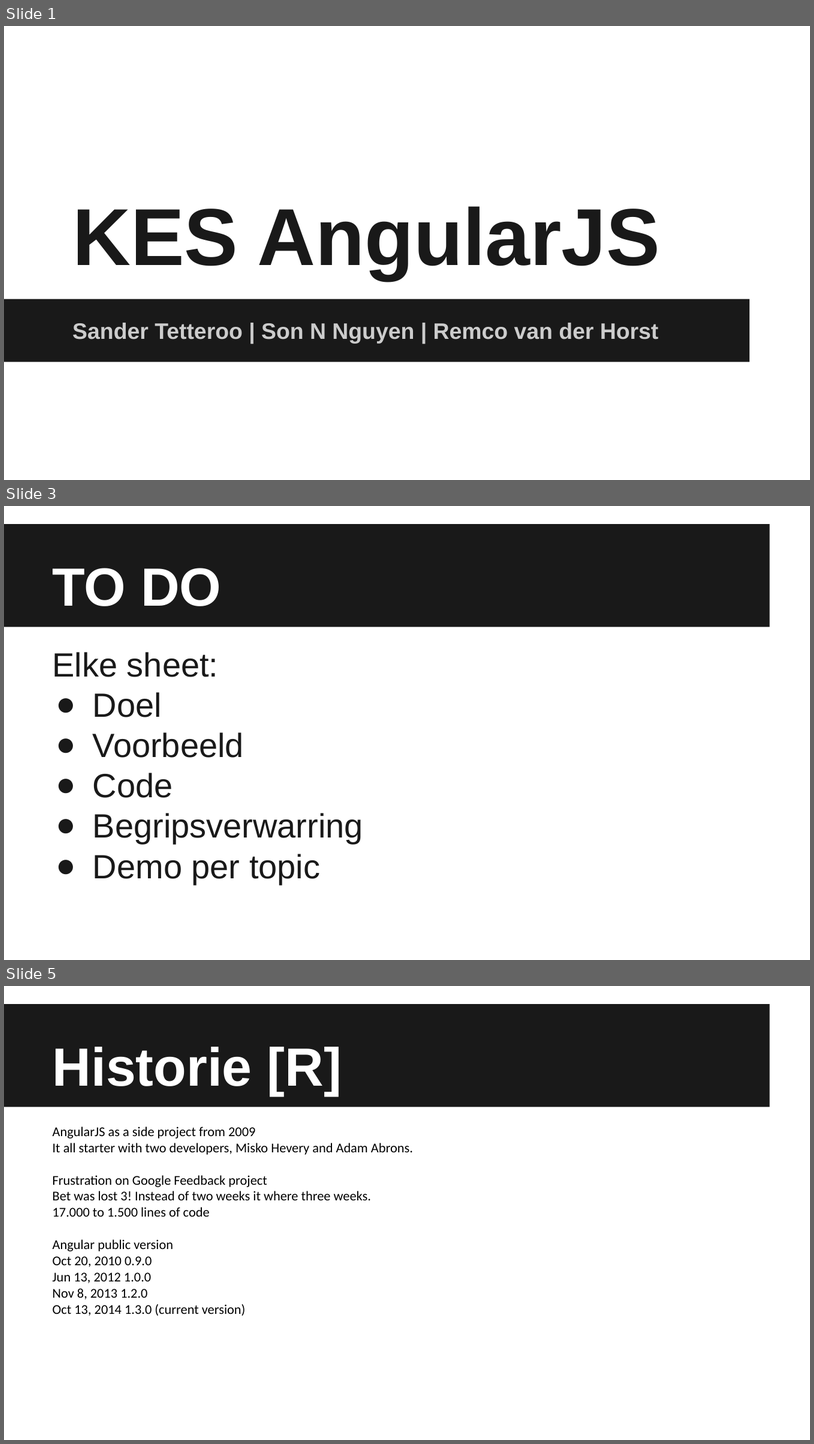
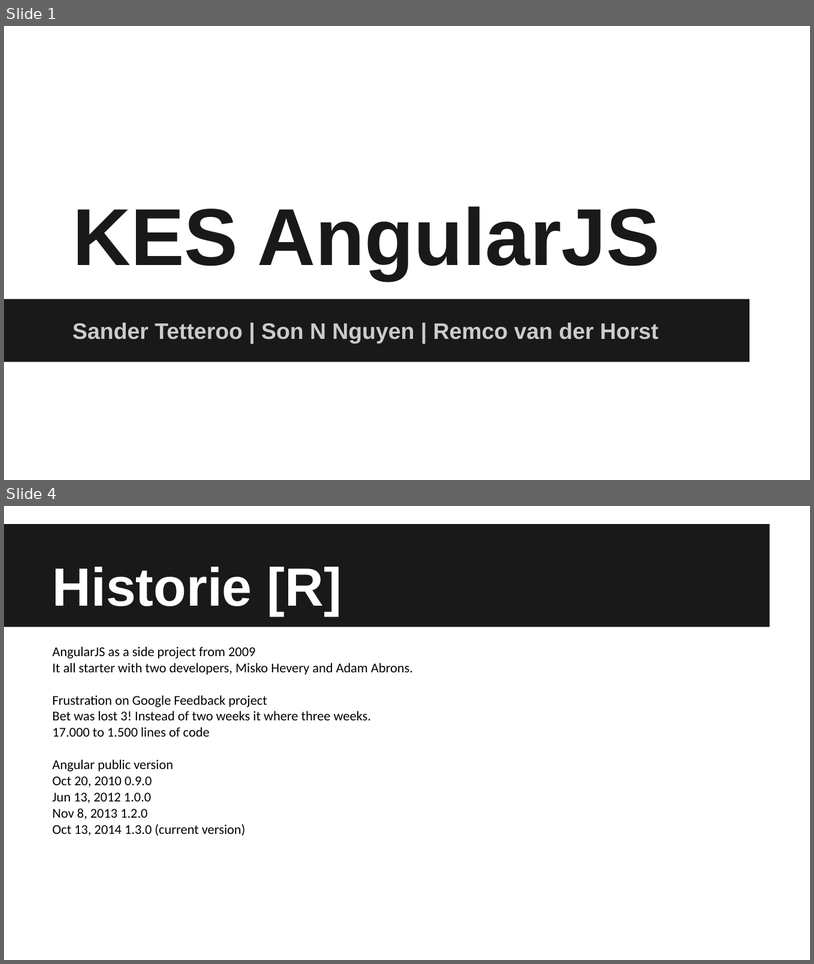
Before and after one commit to Sintelbom/kes-angular, a slide deck: src/main/webapp/KES AngularJS - 19112014.pptx. Shown one above the other, each under a label of ours: slides 1, 3 and 5 before the commit, slides 1 and 4 after it; the slides between them are not shown. The pictures are 814x1444 and 814x964 pixels, drawn with LibreOffice and Linux fonts; fonts in the diff are those of the drawing. Boxes give left, top, right and bottom in pixels: in the first picture for what was removed or moved away, otherwise in the second. Text is boxed around its words. In the diff, an @@ line names an element or a change of style, - is before the commit and + after.

```diff
--- a/src/main/webapp/KES AngularJS - 19112014.pptx
+++ b/src/main/webapp/KES AngularJS - 19112014.pptx
@@ slide 3 removed at (x1=4, y1=506, x2=810, y2=960), background #FFFFFF; not listed: 1 template element that a slide beside it also shows @@
@@ title removed at (x1=53, y1=568, x2=221, y2=606) @@
-TO DO
@@ text removed at (x1=53, y1=652, x2=363, y2=883) @@
-Elke sheet:
-● Doel
-● Voorbeeld
-● Code
-● Begripsverwarring
-● Demo per topic
@@ what was slide 5 is now slide 4 @@
```
Also in this commit, not shown: 10 slides changed, 3 slides added, 2 other slides removed.
